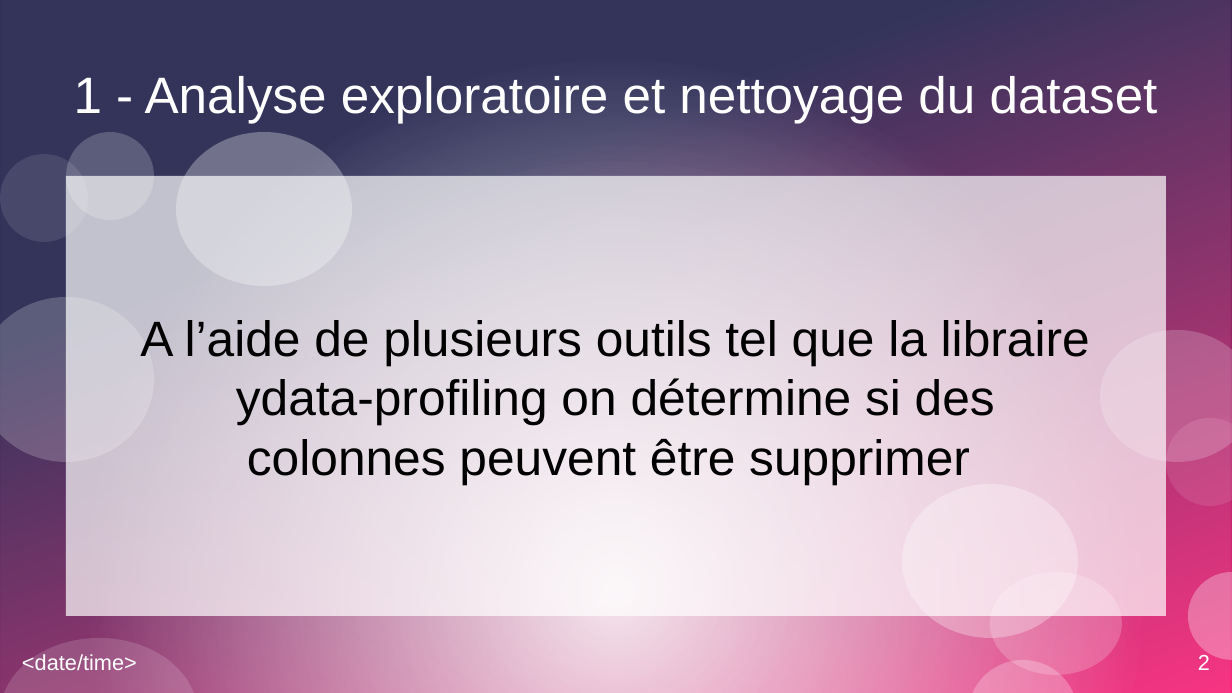
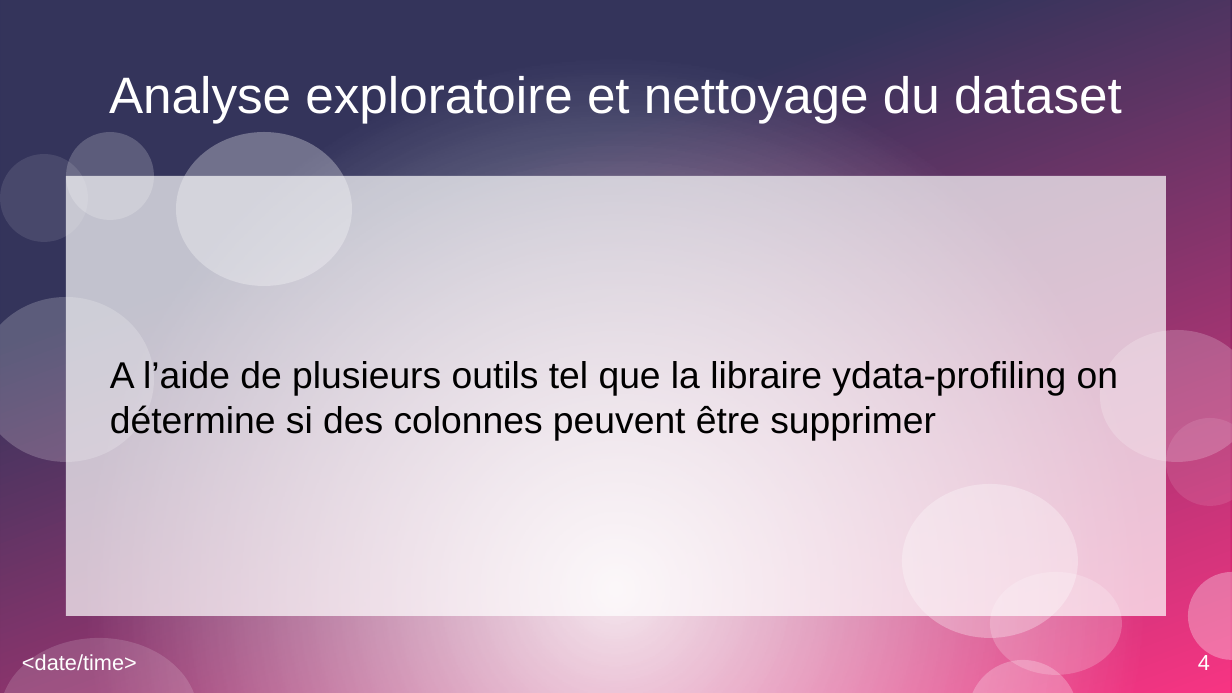
Before and after one commit to Apinsun/Projet3, a slide deck: slide 4 of présentation.odp (slide 2 before the commit). Drawn at 1232x693 pixels with LibreOffice and Linux fonts; fonts in the diff are those of the drawing. Boxes give left, top, right and bottom in pixels: in the first picture for what was removed or moved away, otherwise in the second. Text is boxed around its words. In the diff, an @@ line names an element or a change of style, - is before the commit and + after.

```diff
--- a/présentation.odp
+++ b/présentation.odp
@@ title at bbox=[109, 76, 1122, 124]: text changed @@
-1 - Analyse exploratoire et nettoyage du dataset
+Analyse exploratoire et nettoyage du dataset
@@ subtitle "A l’aide de plusieurs outils ..." at bbox=[66, 176, 1166, 616]: size 32 to 24 pt; alignment centre to left; indent changed @@
@@ page number at bbox=[1198, 653, 1210, 670]: text changed @@
-2
+4
```
Also in this commit, not shown: 12 other slides changed, 8 slides added, 2 slides removed, 1 other file.
